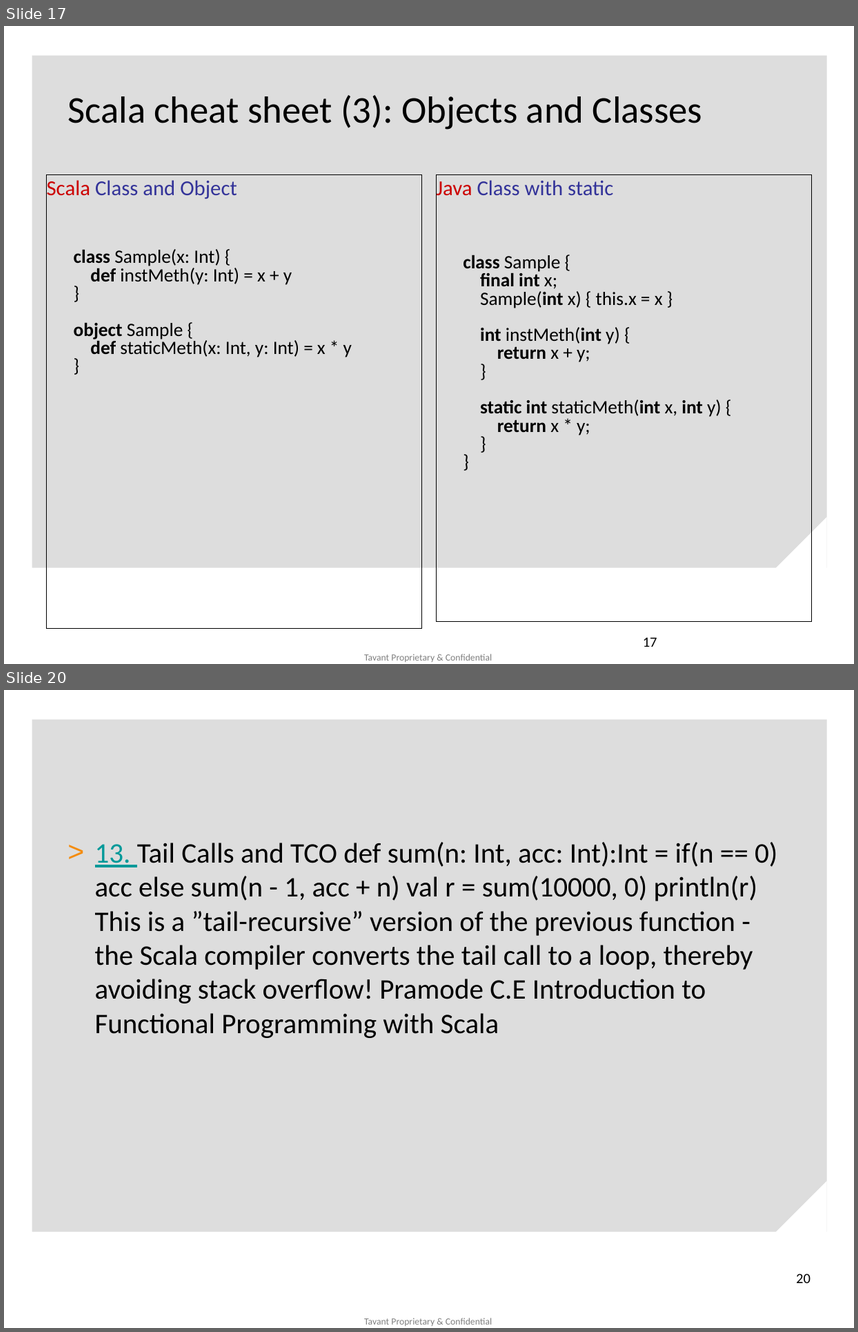
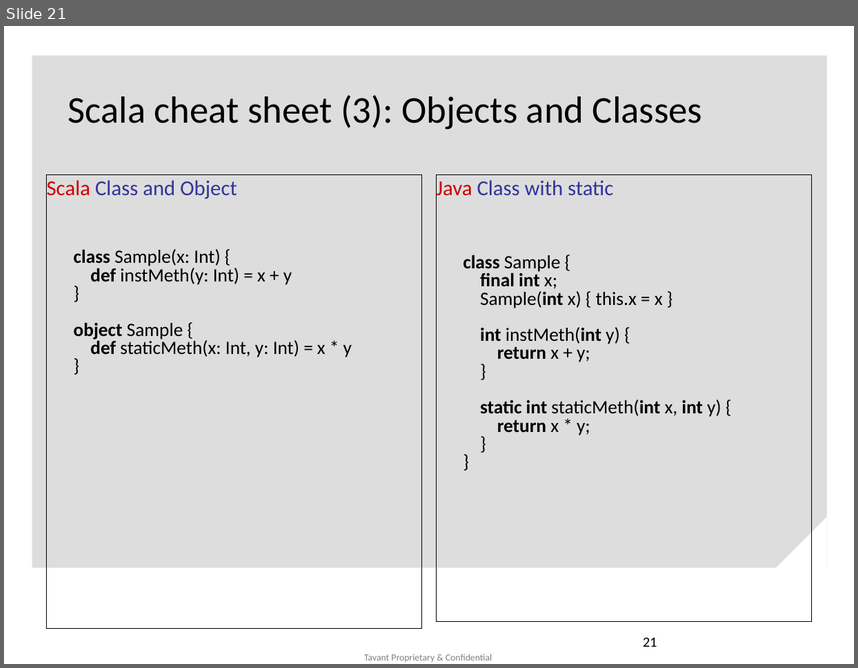
Before and after one commit to jkmishra/scalatest, a slide deck: Why Scala (1).pptx. Shown one above the other, each under a label of ours: slides 17 and 20 before the commit, slide 21 after it; the slides between them are not shown. The pictures are 858x1332 and 858x668 pixels, drawn with LibreOffice and Linux fonts; fonts in the diff are those of the drawing; background and template pictures are left out. Boxes give left, top, right and bottom in pixels: in the first picture for what was removed or moved away, otherwise in the second. Text is boxed around its words. In the diff, an @@ line names an element or a change of style, - is before the commit and + after.

```diff
--- a/Why Scala (1).pptx
+++ b/Why Scala (1).pptx
@@ slide 20 removed at bbox=[4, 690, 854, 1328], background #FFFFFF; not listed: 3 template elements that a slide beside it also shows @@
@@ text removed at bbox=[95, 842, 777, 1038] @@
-> 13. Tail Calls and TCO def sum(n: Int, acc: Int):Int = if(n == 0) acc else sum(n - 1, acc + n) val r = sum(10000, 0) println(r) This is a ”tail-recursive” version of the previous function - the Scala compiler converts the tail call to a loop, thereby avoiding stack overﬂow! Pramode C.E Introduction to Functional Programming with Scala
@@ page number removed at bbox=[796, 1273, 811, 1283] @@
-20
@@ what was slide 17 is now slide 21 @@
@@ page number at bbox=[643, 637, 657, 646]: text changed @@
-17
+21
```
Also in this commit, not shown: 1 slide changed, 4 slides added, 4 other slides removed, 9 other files.
